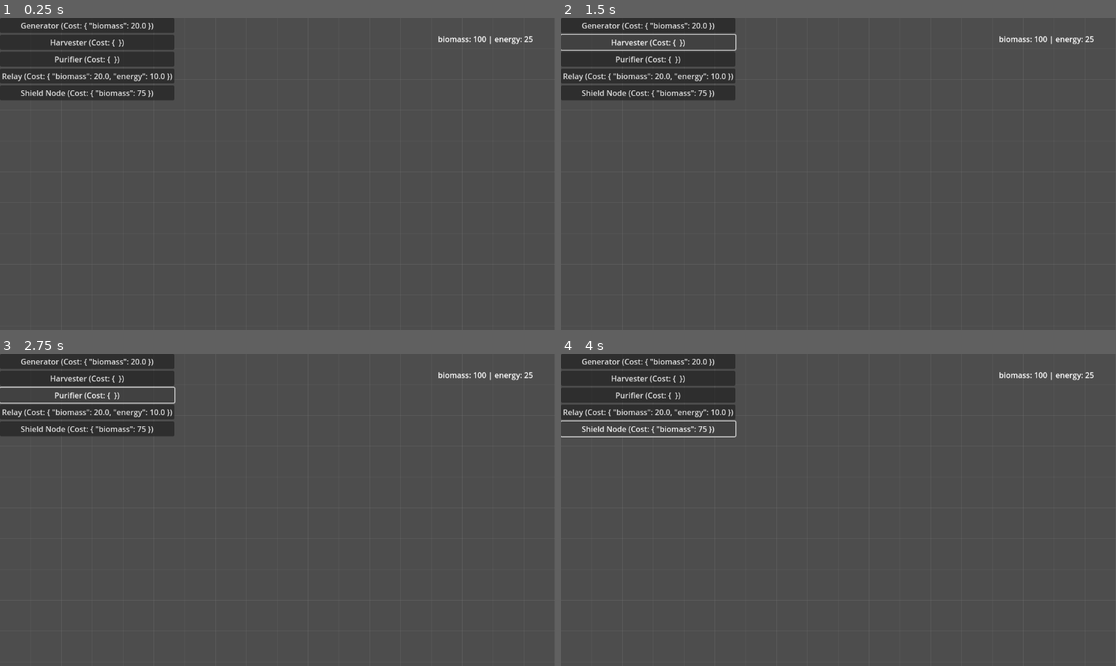
Above: before the commit, frames 1-4 (two rows, left to right).
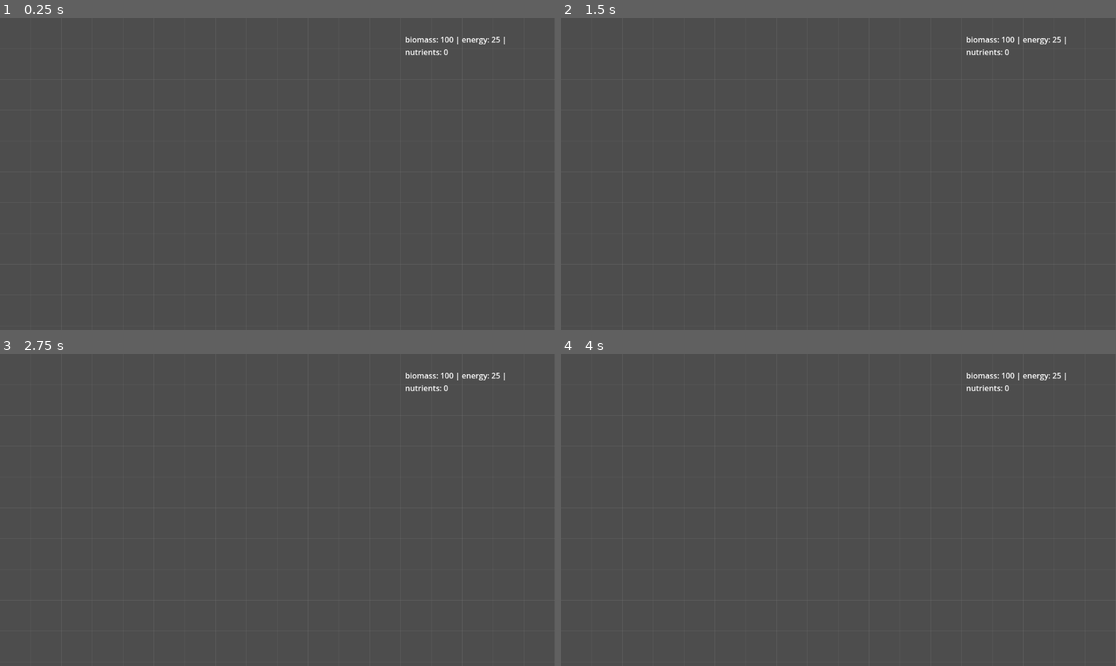
Above: after the commit, the same moments.

Repository: Chthonic-Studio/ld58
Game: Godot game, scene res://Scenes/main.tscn
The game is run twice, just before and just after one commit, with the same random seed, the same clock (stepped at 60 frames per second) and the same inputs. This scene is started directly instead of the project's main scene. The engine's default icon, where the game draws it, is replaced by a stand-in: a white triangle on a blue panel in a dark square.
Inputs (mouse positions are in pixels of both pictures, inside the frame that each line leads up to):
- Up to frame 1 (0.25 s): no input
- Up to frame 2 (1.5 s): click (649, 24) at 0.5 s, where only the run before the commit has a clickable "Generator (Cost: { 'biomass':…"; click (649, 42) at 1.25 s, where only the run before the commit has a clickable "Harvester (Cost: { })"
- Up to frame 3 (2.75 s): click (88, 394) at 2 s, where only the run before the commit has a clickable "Purifier (Cost: { })"
- Up to frame 4 (4 s): click (649, 413) at 2.75 s, where only the run before the commit has a clickable "Relay (Cost: { 'biomass': 20.…"; click (649, 428) at 3.5 s, where only the run before the commit has a clickable "Shield Node (Cost: { 'biomass…"

The runs differ from the first frame. In frame 1, 7.3% of the frame differs, in the area x 0-96%, y 0-27%; in frame 2, 6.1%; in frame 3, 6.3%; in frame 4, 6.5%.

Commit message:
Add core upgrade, synergy visualization, and game over UI
Introduces core tile upgrades via PlacementController and GridManager, including upgrade logic and resource costs. Adds SynergyVisualizer to display tile synergies visually. Implements a Game Over UI scene and script for score submission. Updates resource management to include nutrients, expands tile data for new types and synergy rules, and refines blight spread logic to target non-core tiles first. Also improves tile input handling and UI layout.

Diff:
--- a/Globals/resource_manager.gd
+++ b/Globals/resource_manager.gd
@@ -15,9 +15,12 @@
 
 # The dictionary holding the current amount of each resource the player has.
 # Keys are resource StringNames (e.g., &"biomass"), values are floats.
+# The dictionary holding the current amount of each resource the player has.
+# Keys are resource StringNames (e.g., &"biomass"), values are floats.
 var current_resources: Dictionary = {
 	&"biomass": 100.0, # Starting with some initial resources for testing.
-	&"energy": 25.0
+	&"energy": 25.0,
+	&"nutrients": 0.0
 }
 
 
--- /dev/null
+++ b/Resources/Tiles/converter.tres
@@ -0,0 +1,28 @@
+[gd_resource type="Resource" script_class="Tile_Data" load_steps=3 format=3 uid="uid://d1x07hg5rcm0u"]
+
+[ext_resource type="Script" uid="uid://b7lrcpl2d8tl4" path="res://Scripts/tile_data.gd" id="1_abcde"]
+[ext_resource type="Texture2D" uid="uid://4xv7ag7w05ot" path="res://icon.svg" id="2_fghij"]
+
+[resource]
+script = ExtResource("1_abcde")
+id = &"converter"
+display_name = "Converter"
+category = &"converter"
+cost = {
+"biomass": 100.0,
+"energy": 50.0
+}
+base_generation = {
+"energy": -4.0,
+"nutrients": 1.0
+}
+synergy_rules = {
+"relay": {
+"factor": 1.5,
+"target": "nutrients",
+"type": "multiplier"
+}
+}
+texture = ExtResource("2_fghij")
+description = "Consumes Energy to produce Nutrients. More efficient when amplified by a Relay."
+metadata/_custom_type_script = "uid://b7lrcpl2d8tl4"
--- /dev/null
+++ b/Resources/Tiles/core.tres
@@ -0,0 +1,7 @@
+[gd_resource type="Resource" script_class="Tile_Data" load_steps=2 format=3 uid="uid://kc0r52v1a05c"]
+
+[ext_resource type="Script" uid="uid://b7lrcpl2d8tl4" path="res://Scripts/tile_data.gd" id="1_hpsw5"]
+
+[resource]
+script = ExtResource("1_hpsw5")
+metadata/_custom_type_script = "uid://b7lrcpl2d8tl4"
--- a/Resources/Tiles/generator.tres
+++ b/Resources/Tiles/generator.tres
@@ -14,5 +14,17 @@
 base_generation = {
 "energy": 2.0
 }
+synergy_rules = {
+"harvester": {
+"type": "additive",
+"resource": "energy",
+"value": 1.5
+},
+"relay": {
+"type": "multiplier",
+"target": "energy",
+"factor": 1.25
+}
+}
 texture = ExtResource("2_fghij")
 description = "Generates Energy. Boosted by Harvesters and amplified by Relays."
--- a/Resources/Tiles/harvester_basic.tres
+++ b/Resources/Tiles/harvester_basic.tres
@@ -8,5 +8,15 @@
 id = &"harvester_basic"
 display_name = "Harvester"
 category = &"harvester"
+cost = {
+"biomass": 10.0
+}
+base_generation = {
+"biomass": 1.0
+}
+synergy_rules = {}
 texture = ExtResource("2_q2xnl")
+description = "Generates a steady supply of Biomass. The foundation of any network."
+tags = Array[StringName]([])
+is_defensive = false
 metadata/_custom_type_script = "uid://b7lrcpl2d8tl4"
--- /dev/null
+++ b/Resources/Tiles/polluter.tres
@@ -0,0 +1,20 @@
+[gd_resource type="Resource" script_class="Tile_Data" load_steps=3 format=3 uid="uid://cyqesx0d6t327"]
+
+[ext_resource type="Script" uid="uid://b7lrcpl2d8tl4" path="res://Scripts/tile_data.gd" id="1_abcde"]
+[ext_resource type="Texture2D" uid="uid://4xv7ag7w05ot" path="res://icon.svg" id="2_fghij"]
+
+[resource]
+script = ExtResource("1_abcde")
+id = &"polluter"
+display_name = "Polluter"
+category = &"generator"
+cost = {
+"biomass": 50.0
+}
+base_generation = {
+"energy": 8.0
+}
+texture = ExtResource("2_fghij")
+description = "Produces a large amount of Energy, but attracts the Blight to its location."
+tags = Array[StringName]([&"attracts_blight"])
+metadata/_custom_type_script = "uid://b7lrcpl2d8tl4"
--- a/Resources/Tiles/relay.tres
+++ b/Resources/Tiles/relay.tres
@@ -12,5 +12,9 @@
 "biomass": 20.0,
 "energy": 10.0
 }
+base_generation = {}
+synergy_rules = {}
 texture = ExtResource("2_fghij")
 description = "Amplifies the effects of adjacent tiles. Has no inherent generation."
+tags = Array[StringName]([])
+is_defensive = false
--- /dev/null
+++ b/Scenes/UI/game_over_ui.tscn
@@ -0,0 +1,68 @@
+[gd_scene load_steps=2 format=3 uid="uid://dfw6ty31veih5"]
+
+[ext_resource type="Script" uid="uid://djhe2fg6td20x" path="res://Scripts/UI/game_over_ui.gd" id="1_8ir8q"]
+
+[node name="GameOverUI" type="Control"]
+custom_minimum_size = Vector2(150, 150)
+layout_mode = 3
+anchors_preset = 15
+anchor_right = 1.0
+anchor_bottom = 1.0
+grow_horizontal = 2
+grow_vertical = 2
+size_flags_horizontal = 3
+size_flags_vertical = 3
+script = ExtResource("1_8ir8q")
+metadata/_edit_use_anchors_ = true
+
+[node name="ColorRect" type="ColorRect" parent="."]
+layout_mode = 1
+anchors_preset = 15
+anchor_right = 1.0
+anchor_bottom = 1.0
+grow_horizontal = 2
+grow_vertical = 2
+color = Color(0, 0, 0, 1)
+
+[node name="PanelContainer" type="Panel" parent="."]
+layout_mode = 1
+anchors_preset = 8
+anchor_left = 0.5
+anchor_top = 0.5
+anchor_right = 0.5
+anchor_bottom = 0.5
+offset_left = -20.0
+offset_top = -20.0
+offset_right = 67.0
+offset_bottom = 20.0
+grow_horizontal = 2
+grow_vertical = 2
+
+[node name="GameOver" type="Label" parent="PanelContainer"]
+layout_mode = 0
+offset_top = 8.0
+offset_right = 87.0
+offset_bottom = 31.0
+text = "Game Over"
+
+[node name="ScoreLabel" type="Label" parent="PanelContainer"]
+layout_mode = 0
+offset_top = 41.0
+offset_right = 87.0
+offset_bottom = 64.0
+text = "ScoreLabel"
+
+[node name="NameInput" type="LineEdit" parent="PanelContainer"]
+layout_mode = 0
+offset_left = -1.0
+offset_top = 79.0
+offset_right = 187.0
+offset_bottom = 110.0
+
+[node name="SubmitButton" type="Button" parent="PanelContainer"]
+layout_mode = 0
+offset_left = 9.0
+offset_top = 136.0
+offset_right = 112.0
+offset_bottom = 159.0
+text = "Submit Score"
--- a/Scenes/UI/main_ui.tscn
+++ b/Scenes/UI/main_ui.tscn
@@ -14,10 +14,11 @@
 
 [node name="ResourceLabel" type="Label" parent="."]
 layout_mode = 0
-offset_left = 909.0
-offset_top = 32.0
-offset_right = 1089.0
-offset_bottom = 74.0
+offset_left = 841.0
+offset_top = 33.0
+offset_right = 1096.0
+offset_bottom = 75.0
+autowrap_mode = 3
 
 [node name="BuildPanel" type="VBoxContainer" parent="."]
 layout_mode = 1
--- a/Scenes/main.tscn
+++ b/Scenes/main.tscn
@@ -6,6 +6,7 @@
 [ext_resource type="PackedScene" uid="uid://btr64ok6s14sx" path="res://Scenes/tile.tscn" id="3_kry3j"]
 [ext_resource type="Script" uid="uid://btnpx33hjewxb" path="res://Scripts/placement_controller.gd" id="4_21xkr"]
 [ext_resource type="Script" uid="uid://2thtbv4ik0oj" path="res://Scripts/blight_manager.gd" id="6_21xkr"]
+[ext_resource type="Script" uid="uid://x3ebd63qbogj" path="res://Scripts/synergy_visualizer.gd" id="7_6bp64"]
 
 [node name="Main" type="Node2D"]
 
@@ -25,3 +26,7 @@
 [node name="SpawnTimer" type="Timer" parent="BlightManager"]
 
 [node name="SpreadTimer" type="Timer" parent="BlightManager"]
+
+[node name="Node2D" type="Node2D" parent="." node_paths=PackedStringArray("_grid_manager")]
+script = ExtResource("7_6bp64")
+_grid_manager = NodePath("../GridManager")
--- a/Scenes/tile.tscn
+++ b/Scenes/tile.tscn
@@ -1,7 +1,10 @@
-[gd_scene load_steps=3 format=3 uid="uid://btr64ok6s14sx"]
+[gd_scene load_steps=4 format=3 uid="uid://btr64ok6s14sx"]
 
 [ext_resource type="Script" uid="uid://btayjt58q8xu" path="res://Scripts/tile.gd" id="1_abcde"]
 [ext_resource type="Texture2D" uid="uid://4xv7ag7w05ot" path="res://icon.svg" id="2_rvq8p"]
+
+[sub_resource type="RectangleShape2D" id="RectangleShape2D_rvq8p"]
+size = Vector2(59, 60)
 
 [node name="Tile" type="Node2D"]
 script = ExtResource("1_abcde")
@@ -9,3 +12,9 @@
 [node name="Sprite2D" type="Sprite2D" parent="."]
 scale = Vector2(0.5, 0.5)
 texture = ExtResource("2_rvq8p")
+
+[node name="InputArea" type="Area2D" parent="."]
+
+[node name="CollisionShape2D" type="CollisionShape2D" parent="InputArea"]
+position = Vector2(0.5, 0)
+shape = SubResource("RectangleShape2D_rvq8p")
--- /dev/null
+++ b/Scripts/UI/game_over_ui.gd
@@ -0,0 +1,73 @@
+# Manages the game over screen, score display, and leaderboard submission.
+class_name GameOverUI
+extends Control
+
+# --- Signals ---
+signal score_submitted
+
+# --- Node References ---
+@onready var score_label: Label = $PanelContainer/VBoxContainer/ScoreLabel
+@onready var name_input: LineEdit = $PanelContainer/VBoxContainer/NameInput
+@onready var submit_button: Button = $PanelContainer/VBoxContainer/SubmitButton
+
+# --- Properties ---
+var _final_score: int = 0
+var _simpleboards_api: Node # We will get this from the main scene
+
+# --- GODOT ENGINE FUNCTIONS ---
+func _ready() -> void:
+	# --- How to use: ---
+	# 1. Attach this script to the root of your game_over_ui.tscn scene.
+	# 2. Ensure the node paths in @onready vars are correct for your scene structure.
+
+	# The UI is hidden by default.
+	hide()
+
+	# Find the SimpleBoardsApi node.
+	_simpleboards_api = get_node("/root/Main/SimpleBoardsApi")
+	if not is_instance_valid(_simpleboards_api):
+		push_error("GameOverUI could not find SimpleBoardsApi node!")
+		submit_button.disabled = true
+
+	submit_button.pressed.connect(_on_submit_button_pressed)
+
+
+# --- Public Functions ---
+func show_game_over(score: int) -> void:
+	_final_score = score
+	score_label.text = "Final Score: %d" % _final_score
+	show()
+	name_input.grab_focus()
+
+# --- Signal Handlers ---
+func _on_submit_button_pressed() -> void:
+	submit_button.disabled = true
+	submit_button.text = "Submitting..."
+
+	var player_name = name_input.text
+	if player_name.is_empty():
+		player_name = "Player"
+
+	var user_login = "TakaVII" # As requested
+	var current_utc_time = Time.get_datetime_string_from_system(true)
+
+	# We can store extra info in the metadata string
+	var metadata_dict = {
+		"user": user_login,
+		"timestamp_utc": current_utc_time,
+		"time_survived": get_node("/root/Main/GameManager")._time_survived
+	}
+	var metadata_json = JSON.stringify(metadata_dict)
+
+	print("Submitting score for %s: %d" % [player_name, _final_score])
+
+	# Assuming your leaderboard and API key are set up on the SimpleBoardsApi node
+	await _simpleboards_api.send_score_without_id(
+		"your_leaderboard_id", # IMPORTANT: Replace with your actual leaderboard ID
+		player_name,
+		str(_final_score),
+		metadata_json
+	)
+
+	submit_button.text = "Submitted!"
+	score_submitted.emit()
--- a/Scripts/blight_manager.gd
+++ b/Scripts/blight_manager.gd
@@ -51,15 +51,29 @@
 
 # --- SPREAD/SPAWN LOGIC ---
 func _on_spawn_timer_timeout() -> void:
+	# --- CHANGE: This logic is now much more specific ---
 	var valid_targets: Array[Vector2i]
+	var all_placeable_tiles: Array[Vector2i]
+
 	for pos in _grid_manager.grid:
-		if not _blighted_cells.has(pos) and not _protected_cells.has(pos):
-			valid_targets.append(pos)
+		# We're interested in all tiles that are not the Core
+		if not _grid_manager.grid[pos].tile_data.tags.has(&"core_tile"):
+			all_placeable_tiles.append(pos)
+			# A valid target is a non-core tile that is not yet blighted or protected
+			if not _blighted_cells.has(pos) and not _protected_cells.has(pos):
+				valid_targets.append(pos)
 
-	if valid_targets.is_empty():
+	var target_pos: Vector2i
+	# If there are still non-core tiles to blight, pick one.
+	if not valid_targets.is_empty():
+		target_pos = valid_targets.pick_random()
+	# Else, if all non-core tiles are blighted, the ONLY target left is the Core.
+	elif all_placeable_tiles.size() == _blighted_cells.size() and _grid_manager.grid.has(_grid_manager.core_pos):
+		target_pos = _grid_manager.core_pos
+	# Otherwise, do nothing.
+	else:
 		return
 
-	var target_pos: Vector2i = valid_targets.pick_random()
 	_blight_cell(target_pos)
 
 
--- a/Scripts/build_panel.gd
+++ b/Scripts/build_panel.gd
@@ -28,18 +28,12 @@
 	all_tiles.sort_custom(func(a, b): return a.display_name < b.display_name)
 
 	for tile_data in all_tiles:
+		# --- CHANGE: Skip any tile that is marked as unbuildable ---
+		if tile_data.tags.has(&"unbuildable"):
+			continue
+
 		# For each tile, create a new button.
 		var button := Button.new()
-		button.text = "%s (Cost: %s)" % [tile_data.display_name, tile_data.cost]
-
-		# Connect the button's "pressed" signal to a handler function.
-		# We use .bind() to pass the specific tile_data for this button to the handler.
-		button.pressed.connect(_on_tile_button_pressed.bind(tile_data))
-
-		# Add the newly created button as a child of this container.
-		add_child(button)
-
-
 # --- Signal Handlers ---
 
 # This function is called when any of the dynamically created tile buttons are pressed.
--- a/Scripts/game_manager.gd
+++ b/Scripts/game_manager.gd
@@ -2,8 +2,19 @@
 # This node acts as the "heartbeat" of the game, triggering the core logic on a set interval.
 extends Node
 
+signal game_over(final_score: int)
+
 ## The time in seconds between each game tick.
 @export var tick_rate: float = 1.0
+
+@export_group("Scoring")
+@export var biomass_weight: float = 1.0
+@export var energy_weight: float = 2.5
+@export var nutrients_weight: float = 5.0
+@export var time_multiplier: float = 0.1 # Score bonus per second survived
+
+var _is_game_over: bool = false
+var _time_survived: float = 0.0
 
 # A dictionary holding the total resource generation per tick for the entire grid.
 # This is updated by the GridManager.
@@ -11,6 +22,8 @@
 
 # --- Node References ---
 @onready var tick_timer: Timer = $TickTimer
+@export var _blight_manager: BlightManager
+@export var grid_manager : GridManager
 
 # Called when the node enters the scene tree for the first time.
 func _ready() -> void:
@@ -18,7 +31,6 @@
 	# This script should be placed on a "GameManager" node in your main scene.
 	# That node must have a child Timer node named "TickTimer".
 	# The GridManager must also be a child of the scene so it can be found.
-	var grid_manager = get_node("../GridManager") # Adjust path if needed
 	if not grid_manager:
 		push_error("GameManager could not find GridManager node!")
 		return
@@ -47,3 +59,33 @@
 # It caches the result locally, ready for the next game tick.
 func _on_grid_manager_generation_recalculated(total_generation: Dictionary, _per_tile_generation: Dictionary) -> void:
 	_total_generation = total_generation
+
+func _on_tile_blighted(pos: Vector2i) -> void:
+	if _is_game_over:
+		return
+
+	if is_instance_valid(grid_manager) and pos == grid_manager.core_pos:
+		_end_game()
+
+# --- PRIVATE FUNCTIONS ---
+func _end_game() -> void:
+	print("GAME OVER! The Core has been blighted.")
+	_is_game_over = true
+
+	# Stop all game timers
+	tick_timer.stop()
+	if is_instance_valid(_blight_manager):
+		_blight_manager.get_node("SpawnTimer").stop()
+		_blight_manager.get_node("SpreadTimer").stop()
+
+	# Calculate score
+	var resource_score = 0.0
+	resource_score += ResourceManager.current_resources.get(&"biomass", 0.0) * biomass_weight
+	resource_score += ResourceManager.current_resources.get(&"energy", 0.0) * energy_weight
+	resource_score += ResourceManager.current_resources.get(&"nutrients", 0.0) * nutrients_weight
+
+	var time_bonus = 1.0 + (_time_survived * time_multiplier)
+	var final_score = int(resource_score * time_bonus)
+
+	print("Final Score: %d" % final_score)
+	game_over.emit(final_score)
--- a/Scripts/grid_manager.gd
+++ b/Scripts/grid_manager.gd
@@ -20,6 +20,7 @@
 # --- PROPERTIES ---
 var grid: Dictionary = {}
 var neighbor_dirs: Array[Vector2i] = [Vector2i.UP, Vector2i.DOWN, Vector2i.LEFT, Vector2i.RIGHT]
+var core_pos: Vector2i # NEW: Keep a reference to the Core's position
 
 
 # --- GODOT ENGINE FUNCTIONS ---
@@ -30,6 +31,7 @@
 	else:
 		push_warning("GridManager could not find BlightManager. Blight will not function.")
 
+	call_deferred("_place_initial_core")
 
 func _draw() -> void:
 	var grid_width_pixels = grid_dimensions.x * cell_size.x
@@ -97,6 +99,35 @@
 		tile_node.modulate = Color.DARK_GRAY if is_disabled else Color.WHITE
 
 	_recalculate_generation()
+
+func attempt_upgrade_core(pos: Vector2i) -> void:
+	if not grid.has(pos) or not grid[pos].tile_data.tags.has(&"core_tile"):
+		return
+
+	var tile_instance = grid[pos]
+	var td: Tile_Data = tile_instance.tile_data
+	var current_level = td.metadata.get("upgrade_level", 0)
+	var upgrade_path: Array = td.metadata.get("upgrade_path", [])
+
+	if current_level >= upgrade_path.size():
+		print("Core is already max level.")
+		return
+
+	var next_upgrade = upgrade_path[current_level]
+	var upgrade_cost = next_upgrade.get("cost", {})
+
+	if ResourceManager.spend_resources(upgrade_cost):
+		print("Upgrading Core to level %d" % (current_level + 1))
+		td.metadata["upgrade_level"] = current_level + 1
+
+		# Apply the generation bonus
+		var bonus = next_upgrade.get("generation_bonus", {})
+		for resource_key in bonus:
+			td.base_generation[resource_key] = td.base_generation.get(resource_key, 0.0) + bonus[resource_key]
+
+		_recalculate_generation()
+	else:
+		print("Cannot afford Core upgrade.")
 
 
 # --- PRIVATE LOGIC ---
@@ -118,21 +149,28 @@
 	var td: Tile_Data = inst.tile_data
 	var output: Dictionary = td.base_generation.duplicate()
 
-	# --- CHANGE: Calculate shield strength from neighbors FIRST ---
+	# --- CHANGE: Calculate shield strength and check for adjacent Blight ---
 	var total_shield_strength: float = 0.0
+	var is_adjacent_to_blight: bool = false
+
 	for dir in neighbor_dirs:
 		var neighbor_pos = pos + dir
 		if not grid.has(neighbor_pos): continue
 
 		var neighbor_inst = grid[neighbor_pos]
-		if neighbor_inst.disabled: continue
-
-		var neighbor_td: Tile_Data = neighbor_inst.tile_data
-		for tag in neighbor_td.tags:
-			if tag.begins_with("shield_strength:"):
-				var strength_str = tag.split(":")[1]
-				if strength_str.is_valid_float():
-					total_shield_strength += strength_str.to_float()
+
+		# Check if the neighbor is a blighted tile
+		if neighbor_inst.disabled:
+			is_adjacent_to_blight = true
+
+		# If the neighbor is NOT disabled, check if it provides a shield
+		if not neighbor_inst.disabled:
+			var neighbor_td: Tile_Data = neighbor_inst.tile_data
+			for tag in neighbor_td.tags:
+				if tag.begins_with("shield_strength:"):
+					var strength_str = tag.split(":")[1]
+					if strength_str.is_valid_float():
+						total_shield_strength += strength_str.to_float()
 
 	# Apply synergy rules from neighbors
 	for dir in neighbor_dirs:
@@ -143,9 +181,30 @@
 		var neighbor_td: Tile_Data = neighbor_inst.tile_data
 		if td.synergy_rules.has(neighbor_td.category):
 			var rule: Dictionary = td.synergy_rules[neighbor_td.category]
-			# --- CHANGE: Pass the calculated shield strength to the rule application ---
 			_apply_synergy_rule(output, rule, neighbor_td, total_shield_strength)
+
+	# --- NEW: Apply the Blight penalty at the end ---
+	# This happens after all positive synergies have been calculated.
+	if is_adjacent_to_blight:
+		# We define the penalty rule directly here.
+		# This makes it a universal game rule, not tile-specific data.
+		var blight_penalty_rule: Dictionary = {
+			"type": "penalty",
+			"factor": 0.5 # Halves the output
+		}
+		_apply_synergy_rule(output, blight_penalty_rule, null, total_shield_strength)
+
 	return output
+
+# --- NEW: Places the Core at the center of the grid ---
+func _place_initial_core() -> void:
+	var core_data: Tile_Data = ResourceCatalog.tiles.get(&"core")
+	if not core_data:
+		push_error("GridManager: Could not find 'core' TileData in ResourceCatalog!")
+		return
+
+	core_pos = grid_dimensions / 2
+	place_tile(core_pos, core_data)
 
 func _apply_synergy_rule(output: Dictionary, rule: Dictionary, neighbor_data: Tile_Data, shield_strength: float = 0.0) -> void:
 	match rule.get("type", ""):
--- a/Scripts/placement_controller.gd
+++ b/Scripts/placement_controller.gd
@@ -24,17 +24,21 @@
 	_main_ui.tile_to_build_selected.connect(_on_main_ui_tile_to_build_selected)
 
 func _unhandled_input(event: InputEvent) -> void:
-	if _selected_tile_data == null:
-		return
-
 	if event is InputEventMouseButton and event.button_index == MOUSE_BUTTON_LEFT and event.is_pressed():
-		# REASON FOR CHANGE: This now correctly asks the GridManager to convert
-		# the mouse position into a grid coordinate.
 		var grid_pos: Vector2i = _grid_manager.world_to_grid_coords(event.position)
 
-		if _grid_manager.place_tile(grid_pos, _selected_tile_data):
-			ResourceManager.spend_resources(_selected_tile_data.cost)
+		# If we have a tile selected for building, try to place it.
+		if _selected_tile_data != null:
+			if _grid_manager.place_tile(grid_pos, _selected_tile_data):
+				ResourceManager.spend_resources(_selected_tile_data.cost)
+			# Deselect after attempting to place, successful or not.
 			_selected_tile_data = null
+
+		# --- NEW: If no tile is selected for building, check for interaction ---
+		else:
+			# Check if the clicked tile is the Core
+			if _grid_manager.grid.has(grid_pos) and _grid_manager.grid[grid_pos].tile_data.tags.has(&"core_tile"):
+				_grid_manager.attempt_upgrade_core(grid_pos)
 
 	if event is InputEventMouseButton and event.button_index == MOUSE_BUTTON_RIGHT and event.is_pressed():
 		_selected_tile_data = null
--- /dev/null
+++ b/Scripts/synergy_visualizer.gd
@@ -0,0 +1,87 @@
+#
+# File: Scripts/synergy_visualizer.gd
+#
+class_name SynergyVisualizer
+extends Node2D
+
+# --- EXPORTS & CONFIGURATION ---
+@export var line_color: Color = Color.CYAN
+@export var line_width: float = 2.0
+
+# --- NODE REFERENCES ---
+var _grid_manager: GridManager
+
+# --- PROPERTIES ---
+# An array to store pairs of grid positions that have a synergy.
+var _synergy_links: Array[Array] = []
+
+# --- GODOT ENGINE FUNCTIONS ---
+func _ready() -> void:
+	# --- How to use: ---
+	# 1. Create a new script at `Scripts/synergy_visualizer.gd` and paste this content.
+	# 2. In the `main.tscn` scene, add a new `Node2D` named `SynergyVisualizer`.
+	# 3. Attach this script to the `SynergyVisualizer` node.
+
+	_grid_manager = get_node("../GridManager") # Adjust path if needed
+	if not _grid_manager:
+		push_error("SynergyVisualizer could not find GridManager node!")
+		return
+
+	# Connect to the signal that tells us the grid's output has been recalculated.
+	# This is the perfect time to check for new synergy links.
+	_grid_manager.generation_recalculated.connect(_on_generation_recalculated)
+
+	# We also need to clear the lines if a tile is removed.
+	_grid_manager.tile_removed.connect(func(_pos): queue_redraw())
+
+
+func _draw() -> void:
+	# This function is called automatically by the engine whenever queue_redraw() is called.
+	# It iterates through all the stored links and draws them.
+	if not is_instance_valid(_grid_manager):
+		return
+
+	for link in _synergy_links:
+		# --- CORRECTION ---
+		# Replaced the incorrect call to map_to_local with manual coordinate calculation.
+		# This logic now correctly mirrors how the GridManager itself places tile nodes.
+		# We take the grid coordinate, multiply by the cell size to get the top-left
+		# corner, and then add half the cell size to find the center.
+		var start_pos: Vector2 = (link[0] * _grid_manager.cell_size) + (_grid_manager.cell_size / 2)
+		var end_pos: Vector2 = (link[1] * _grid_manager.cell_size) + (_grid_manager.cell_size / 2)
+		draw_line(start_pos, end_pos, line_color, line_width, true)
+
+
+# --- SIGNAL HANDLERS ---
+func _on_generation_recalculated(_total_generation: Dictionary, _per_tile_generation: Dictionary) -> void:
+	_update_synergy_links()
+	queue_redraw() # Tell Godot to call _draw() on the next frame.
+
+
+# --- PRIVATE FUNCTIONS ---
+func _update_synergy_links() -> void:
+	_synergy_links.clear()
+
+	if not is_instance_valid(_grid_manager) or _grid_manager.grid.is_empty():
+		return
+
+	# We must iterate through every tile and check its neighbors for synergies.
+	for pos in _grid_manager.grid:
+		var tile_instance = _grid_manager.grid[pos]
+		var tile_data: Tile_Data = tile_instance.tile_data
+
+		# If this tile has no rules, it can't initiate a synergy.
+		if tile_data.synergy_rules.is_empty():
+			continue
+
+		for dir in _grid_manager.neighbor_dirs:
+			var neighbor_pos = pos + dir
+
+			# Check if neighbor exists and has a category that our tile reacts to.
+			if _grid_manager.grid.has(neighbor_pos):
+				var neighbor_instance = _grid_manager.grid[neighbor_pos]
+				var neighbor_data: Tile_Data = neighbor_instance.tile_data
+
+				if tile_data.synergy_rules.has(neighbor_data.category):
+					# A synergy exists! Add the link.
+					_synergy_links.append([pos, neighbor_pos])
--- a/Scripts/tile.gd
+++ b/Scripts/tile.gd
@@ -6,6 +6,7 @@
 
 # Emitted when this tile is clicked, sending its grid position.
 signal tile_clicked(pos: Vector2i)
+@onready var input_area: Area2D = $InputArea
 
 # The grid position of this tile. Set by the GridManager upon placement.
 var grid_position: Vector2i
@@ -24,3 +25,10 @@
 	var sprite: Sprite2D = $Sprite2D
 	if sprite:
 		sprite.texture = tile_data.texture
+
+	# --- NEW: Connect the input event signal from the Area2D ---
+	input_area.input_event.connect(_on_input_event)
+
+func _on_input_event(_viewport, event: InputEvent, _shape_idx):
+	if event is InputEventMouseButton and event.button_index == MOUSE_BUTTON_LEFT and event.is_pressed():
+		tile_clicked.emit(grid_position)
Not shown: 1 places in Scenes/main.tscn that only renumber resources
Not shown, added: Scripts/UI/game_over_ui.gd.uid
Not shown, added: Scripts/synergy_visualizer.gd.uid
